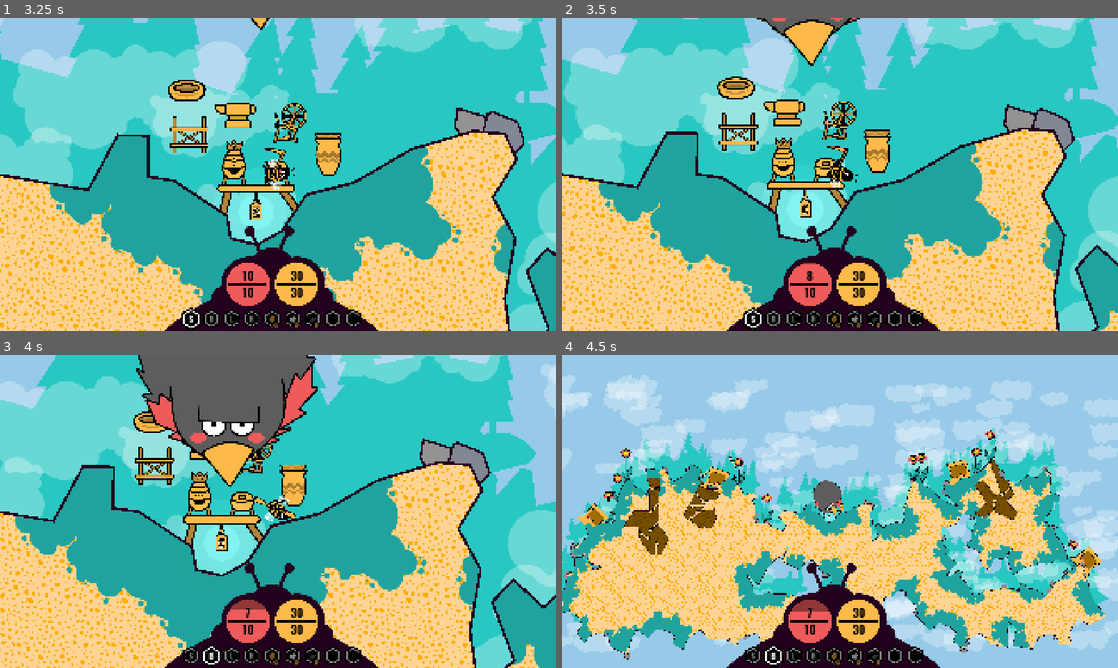
Above: before the commit, frames 1-4 (two rows, left to right).
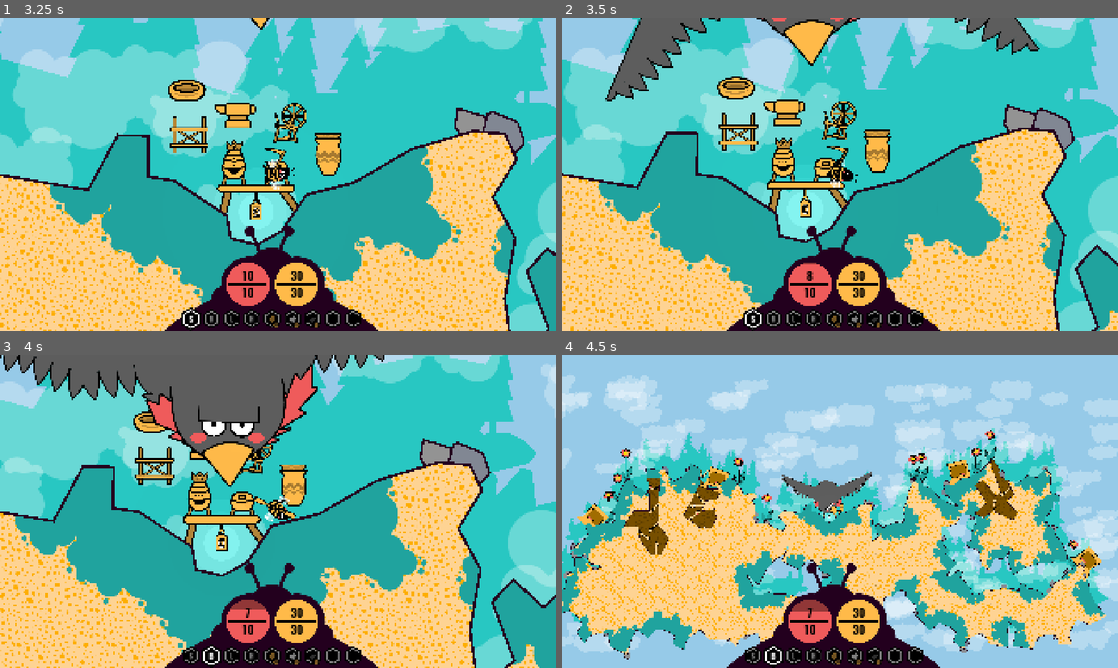
Above: after the commit, the same moments.

Repository: anttihaavikko/slumgum-waggle-dance
Game: Godot game, scene res://Scenes/main.tscn
Same seed, same stepped clock (60 frames per second), same inputs: the game is played once before the commit and once after it.
Inputs (mouse positions are in pixels of both pictures, inside the frame that each line leads up to):
- Up to frame 1 (3.25 s): tap Enter at 0.5 s; move the mouse to (400, 158) at 0.52 s; hold D (right) 0.53-1.28 s; right-click (400, 158) at 0.6 s; click (400, 158) at 0.67 s; move the mouse to (166, 190) at 1.27 s; hold S (brake) 1.28-2.03 s; click (166, 190) at 1.35 s; move the mouse to (333, 105) at 2.02 s; hold D (right) 2.03-2.78 s; hold Shift (shift) 2.03-2.78 s; move the mouse to (250, 237) at 2.77 s; hold W (accelerate) from 2.78 s (still down); tap 1 (slot_1) at 2.85 s; click (250, 237) at 2.92 s
- Up to frame 2 (3.5 s): keep holding W (accelerate)
- Up to frame 3 (4 s): move the mouse to (444, 558) at 3.52 s; release W (accelerate) at 3.53 s; hold A (left) from 3.53 s (still down); tap 2 (slot_2) at 3.6 s
- Up to frame 4 (4.5 s): keep holding A (left); move the mouse to (673, 464) at 4.27 s; tap Z at 4.35 s

Frame 1 is identical in both runs. In frame 2, 3.1% of the frame differs, in the area x 7-86%, y 0-51%; in frame 3, 2.7%; in frame 4, 0.4%.

Commit message:
Add bird wings

Diff:
--- a/Scenes/main.tscn
+++ b/Scenes/main.tscn
@@ -104,6 +104,7 @@
 [ext_resource type="Texture2D" uid="uid://d08di2wfpoocp" path="res://Sprites/bird-head.png" id="100_nb1ia"]
 [ext_resource type="Texture2D" uid="uid://d1n5hk6l1wnyo" path="res://Sprites/bird-chest.png" id="100_ot5ec"]
 [ext_resource type="Texture2D" uid="uid://bt8yckj8i3dhk" path="res://Sprites/bird-beak.png" id="101_3ahwd"]
+[ext_resource type="PackedScene" uid="uid://cguckrrfjdki6" path="res://Scripts/bird_wing.tscn" id="101_b4mik"]
 [ext_resource type="Texture2D" uid="uid://c52bniys2od6o" path="res://Sprites/bird-brow.png" id="102_b4xsn"]
 
 [sub_resource type="Gradient" id="Gradient_sasc4"]
@@ -1191,9 +1192,6 @@
 position = Vector2(-1541, 1573)
 texture = ExtResource("74_p4gyq")
 
-[node name="Worm" parent="." unique_id=1279136689 instance=ExtResource("73_cf2bd")]
-position = Vector2(-5915, -3033)
-
 [node name="CanvasModulate" type="CanvasModulate" parent="." unique_id=1156603943]
 z_index = 20
 z_as_relative = false
@@ -1852,6 +1850,13 @@
 [node name="CollisionShape2D" type="CollisionShape2D" parent="Bird/Body" unique_id=2087613320]
 shape = SubResource("CircleShape2D_ed4kf")
 
+[node name="Wing Right" parent="Bird/Body" unique_id=2135523794 instance=ExtResource("101_b4mik")]
+position = Vector2(665, -39)
+
+[node name="Wing Left" parent="Bird/Body" unique_id=2012935144 instance=ExtResource("101_b4mik")]
+position = Vector2(-676.00006, -39)
+scale = Vector2(-1.345, 1.345)
+
 [node name="Body" type="Sprite2D" parent="Bird/Body" unique_id=378083168]
 self_modulate = Color(0.3647059, 0.3647059, 0.3647059, 1)
 material = SubResource("ShaderMaterial_nb1ia")
@@ -1861,12 +1866,14 @@
 
 [node name="Chest" type="Sprite2D" parent="Bird/Body" unique_id=954889935]
 self_modulate = Color(0.9372549, 0.35686275, 0.35686275, 1)
+z_index = 1
 material = SubResource("ShaderMaterial_nb1ia")
 position = Vector2(17, 657)
 scale = Vector2(1.6183149, 1.6183149)
 texture = ExtResource("100_ot5ec")
 
 [node name="Head" type="RigidBody2D" parent="Bird" unique_id=356099440 node_paths=PackedStringArray("root")]
+z_index = 2
 position = Vector2(-23, 492)
 collision_layer = 8192
 collision_mask = 23710
@@ -1905,6 +1912,7 @@
 stiffness = 10.0
 
 [node name="Beak" type="RigidBody2D" parent="Bird" unique_id=1524450982 node_paths=PackedStringArray("root")]
+z_index = 2
 position = Vector2(-23, 492)
 collision_layer = 8192
 collision_mask = 23710
--- a/Scenes/worm.tscn
+++ b/Scenes/worm.tscn
@@ -75,6 +75,7 @@
 shape = SubResource("CircleShape2D_cpkcx")
 
 [node name="Outline" type="Line2D" parent="." unique_id=1615118387 node_paths=PackedStringArray("targets")]
+points = PackedVector2Array(0, -1, 3, -89, 3, -357, -1, -643)
 width = 120.0
 default_color = Color(1, 0.827451, 0.5803922, 1)
 texture = ExtResource("3_cgdv7")
@@ -87,6 +88,7 @@
 
 [node name="LineMimic" type="Line2D" parent="." unique_id=381623552 node_paths=PackedStringArray("target")]
 visible = false
+points = PackedVector2Array(0, -1, 3, -89, 3, -357, -1, -643)
 width = 70.0
 default_color = Color(1, 0.7294118, 0.28627452, 1)
 joint_mode = 2
--- /dev/null
+++ b/Scripts/bird_wing.tscn
@@ -0,0 +1,140 @@
+[gd_scene format=3 uid="uid://cguckrrfjdki6"]
+
+[ext_resource type="Shader" uid="uid://7gwbqnj5dg4s" path="res://_Starter/Shaders/wavy.gdshader" id="1_kivnq"]
+[ext_resource type="Texture2D" uid="uid://b37mqylhlmic7" path="res://Sprites/bird-wing-base.png" id="2_20jft"]
+[ext_resource type="Texture2D" uid="uid://b1nures8fipce" path="res://Sprites/bird-wing-base-fill.png" id="3_gt027"]
+[ext_resource type="Texture2D" uid="uid://bfwhu68wwono1" path="res://Sprites/bird-wing-tip.png" id="3_rgakq"]
+[ext_resource type="Texture2D" uid="uid://ndyjf8aj4vua" path="res://Sprites/bird-wing-tip-fill.png" id="5_4en5h"]
+
+[sub_resource type="ShaderMaterial" id="ShaderMaterial_urine"]
+shader = ExtResource("1_kivnq")
+shader_parameter/amount = 30.0
+shader_parameter/frequency = 0.0
+shader_parameter/speed = 8.0
+shader_parameter/flip = true
+shader_parameter/world_amount = 1.0
+
+[sub_resource type="Animation" id="Animation_rgakq"]
+length = 0.001
+tracks/0/type = "value"
+tracks/0/imported = false
+tracks/0/enabled = true
+tracks/0/path = NodePath("Base:rotation")
+tracks/0/interp = 1
+tracks/0/loop_wrap = true
+tracks/0/keys = {
+"times": PackedFloat32Array(0),
+"transitions": PackedFloat32Array(1),
+"update": 0,
+"values": [0.0]
+}
+tracks/1/type = "value"
+tracks/1/imported = false
+tracks/1/enabled = true
+tracks/1/path = NodePath("Base/Tip:position")
+tracks/1/interp = 1
+tracks/1/loop_wrap = true
+tracks/1/keys = {
+"times": PackedFloat32Array(0),
+"transitions": PackedFloat32Array(1),
+"update": 0,
+"values": [Vector2(712.455, -90.82711)]
+}
+tracks/2/type = "value"
+tracks/2/imported = false
+tracks/2/enabled = true
+tracks/2/path = NodePath("Base/Tip:rotation")
+tracks/2/interp = 1
+tracks/2/loop_wrap = true
+tracks/2/keys = {
+"times": PackedFloat32Array(0),
+"transitions": PackedFloat32Array(1),
+"update": 0,
+"values": [-0.05636426]
+}
+
+[sub_resource type="Animation" id="Animation_gt027"]
+resource_name = "wing_flap"
+length = 4.0
+loop_mode = 1
+tracks/0/type = "value"
+tracks/0/imported = false
+tracks/0/enabled = true
+tracks/0/path = NodePath("Base:rotation")
+tracks/0/interp = 1
+tracks/0/loop_wrap = true
+tracks/0/keys = {
+"times": PackedFloat32Array(0, 1.4333333, 2.2, 4),
+"transitions": PackedFloat32Array(1, 1, 1, 1),
+"update": 0,
+"values": [0.0, -0.30892327760299615, 0.8098327729253685, 0.0]
+}
+tracks/1/type = "value"
+tracks/1/imported = false
+tracks/1/enabled = true
+tracks/1/path = NodePath("Base/Tip:position")
+tracks/1/interp = 1
+tracks/1/loop_wrap = true
+tracks/1/keys = {
+"times": PackedFloat32Array(0, 1.4333333, 1.8, 2.2300003, 2.9666667, 4),
+"transitions": PackedFloat32Array(1, 1, 1, 1, 1, 1),
+"update": 0,
+"values": [Vector2(712.455, -90.82711), Vector2(712.455, -90.82711), Vector2(854.516, -100.187), Vector2(821.035, -90.827), Vector2(844.136, -98.507), Vector2(712.455, -90.82711)]
+}
+tracks/2/type = "value"
+tracks/2/imported = false
+tracks/2/enabled = true
+tracks/2/path = NodePath("Base/Tip:rotation")
+tracks/2/interp = 1
+tracks/2/loop_wrap = true
+tracks/2/keys = {
+"times": PackedFloat32Array(0, 1.4333333, 2.2, 4),
+"transitions": PackedFloat32Array(1, 1, 1, 1),
+"update": 0,
+"values": [-0.05636426, -0.2303834612632513, 0.502654824574367, -0.05636426]
+}
+
+[sub_resource type="AnimationLibrary" id="AnimationLibrary_4en5h"]
+_data = {
+&"RESET": SubResource("Animation_rgakq"),
+&"wing_flap": SubResource("Animation_gt027")
+}
+
+[node name="Wing Right" type="Node2D" unique_id=2135523794]
+scale = Vector2(1.3448924, 1.3448924)
+
+[node name="Base" type="Sprite2D" parent="." unique_id=1921302185]
+self_modulate = Color(0.3647059, 0.3647059, 0.3647059, 1)
+material = SubResource("ShaderMaterial_urine")
+position = Vector2(-44, -304)
+texture = ExtResource("2_20jft")
+offset = Vector2(338, 196)
+
+[node name="Fill" type="Sprite2D" parent="Base" unique_id=1114459164]
+self_modulate = Color(0.3647059, 0.3647059, 0.3647059, 1)
+z_index = 1
+material = SubResource("ShaderMaterial_urine")
+scale = Vector2(0.99999994, 0.99999994)
+texture = ExtResource("3_gt027")
+offset = Vector2(338, 196)
+
+[node name="Tip" type="Sprite2D" parent="Base" unique_id=1584456329]
+self_modulate = Color(0.3647059, 0.3647059, 0.3647059, 1)
+material = SubResource("ShaderMaterial_urine")
+position = Vector2(712.455, -90.82711)
+rotation = -0.05636426
+texture = ExtResource("3_rgakq")
+offset = Vector2(621, 248)
+
+[node name="Fill" type="Sprite2D" parent="Base/Tip" unique_id=27720920]
+self_modulate = Color(0.3647059, 0.3647059, 0.3647059, 1)
+z_index = 1
+material = SubResource("ShaderMaterial_urine")
+scale = Vector2(0.99999994, 0.99999994)
+texture = ExtResource("5_4en5h")
+offset = Vector2(621, 248)
+
+[node name="AnimationPlayer" type="AnimationPlayer" parent="." unique_id=23251576]
+libraries/ = SubResource("AnimationLibrary_4en5h")
+autoplay = &"wing_flap"
+speed_scale = 3.0
Binary file added: Sprites/bird-wing-base-fill.png
Not shown, added: Sprites/bird-wing-base-fill.png.import
Binary file added: Sprites/bird-wing-base.png
Not shown, added: Sprites/bird-wing-base.png.import
Binary file added: Sprites/bird-wing-tip-fill.png
Not shown, added: Sprites/bird-wing-tip-fill.png.import
Binary file added: Sprites/bird-wing-tip.png
Not shown, added: Sprites/bird-wing-tip.png.import
Not shown, changed: Misc/art.afdesign
Not shown, changed: Misc/art.afdesign~lock~
